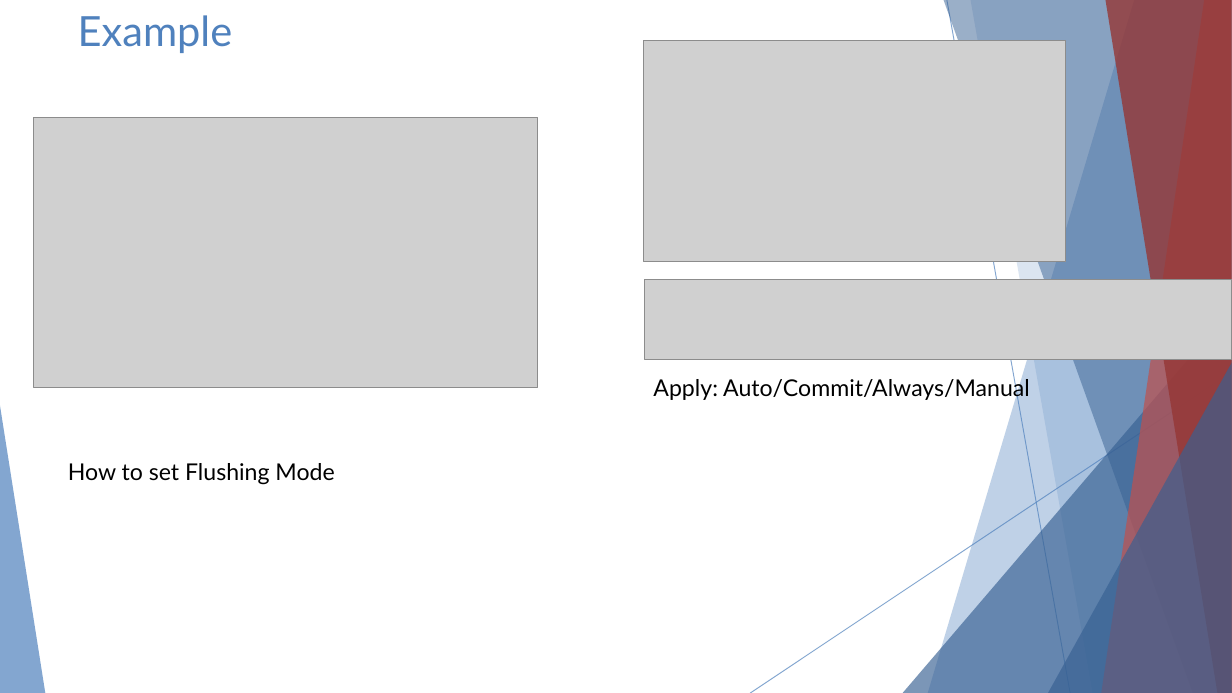
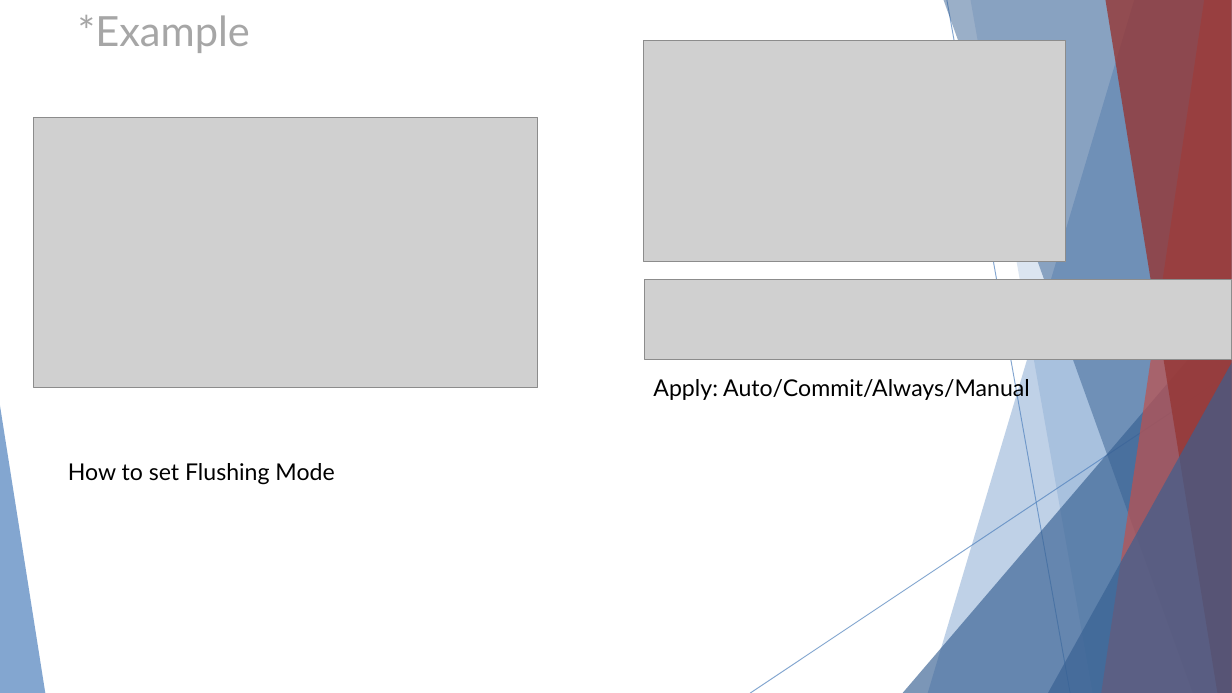
Before and after one commit to liqichen168/Course-May-2019, a slide deck: slide 31 of powerpoints/6_Data_Acess.pptx. Drawn at 1232x693 pixels with LibreOffice and Linux fonts; fonts in the diff are those of the drawing; grey boxes stand for pictures. Boxes give left, top, right and bottom in pixels: in the first picture for what was removed or moved away, otherwise in the second. Text is boxed around its words. In the diff, an @@ line names an element or a change of style, - is before the commit and + after.

```diff
--- a/powerpoints/6_Data_Acess.pptx
+++ b/powerpoints/6_Data_Acess.pptx
@@ title at bbox=[78, 15, 250, 53]: text changed; text colour #4F81BD to #A6A6A6 @@
-Example
+*Example
```
Also in this commit, not shown: 2 other slides changed, 1 other file.
